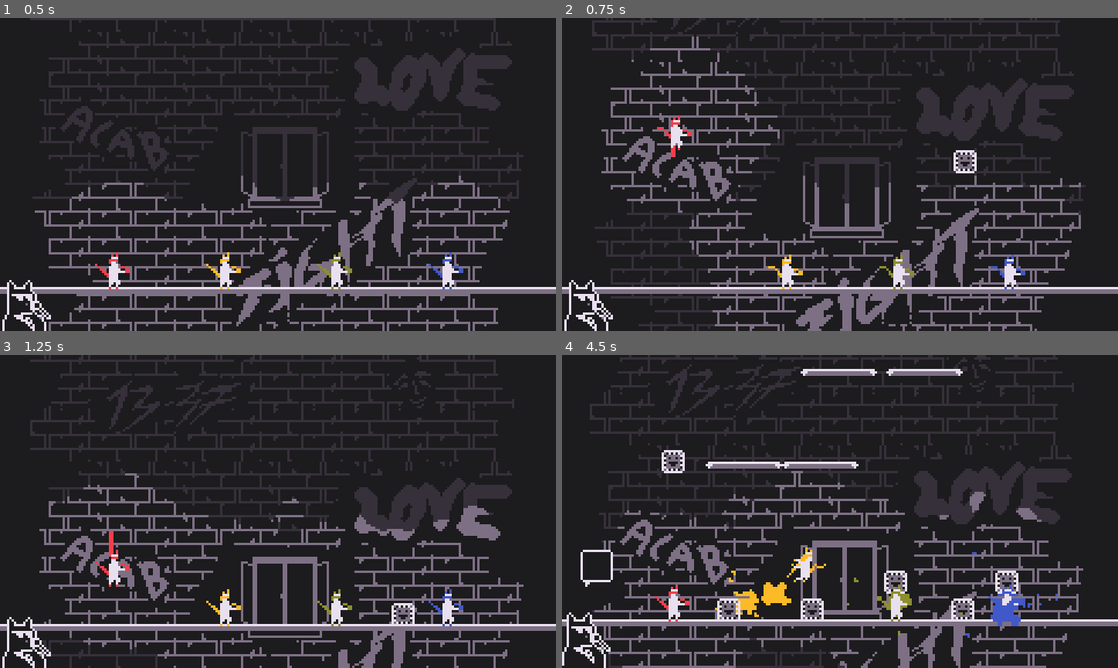
Above: before the commit, frames 1-4 (two rows, left to right).
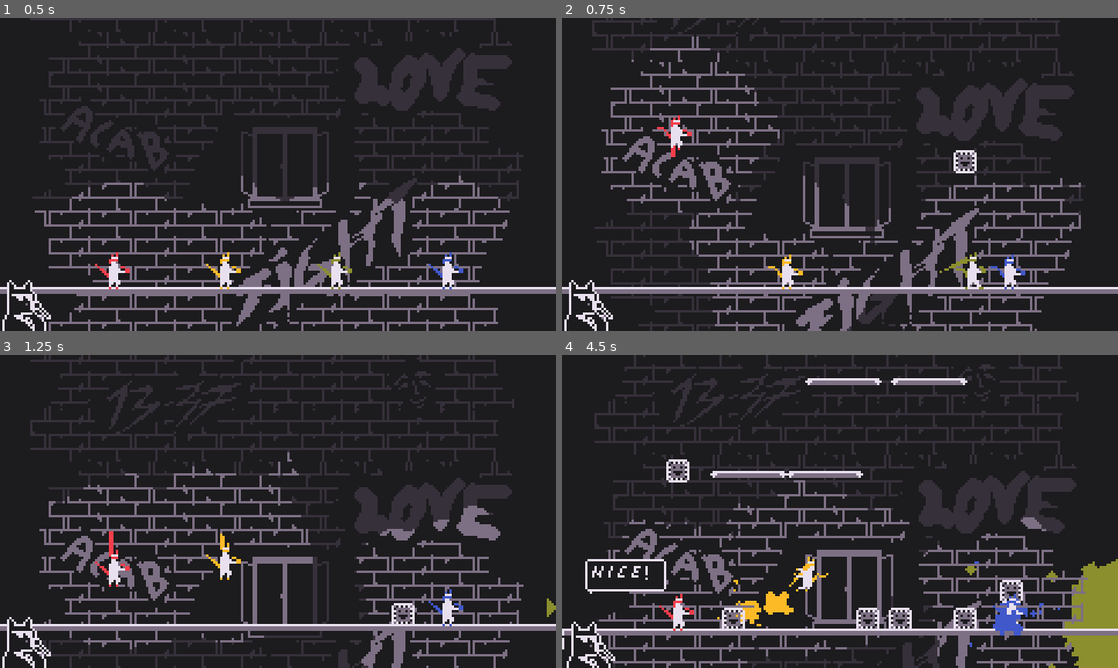
Above: after the commit, the same moments.

Repository: Daxidz/lospecjam01
Game: Godot game, scene res://src/fighter/Main.tscn
Same seed, same stepped clock (60 frames per second), same inputs: the game is played once before the commit and once after it. The engine's default icon, where the game draws it, is replaced by a stand-in: a white triangle on a blue panel in a dark square.
Inputs (mouse positions are in pixels of both pictures, inside the frame that each line leads up to):
- Up to frame 1 (0.5 s): no input
- Up to frame 2 (0.75 s): tap Enter (ui_accept) at 0.5 s; move the mouse to (962, 158) at 0.52 s; hold 3 (ui_right3, bound only after the commit) from 0.53 s (still down); hold Space (ui_accept0) from 0.53 s (still down); click (962, 158) at 0.67 s
- Up to frame 3 (1.25 s): keep holding 3 (ui_right3, bound only after the commit); keep holding Space (ui_accept0); tap Enter (ui_accept) at 0.77, 1.07 s; tap I (ui_accept2, bound only after the commit) at 0.8 s
- Up to frame 4 (4.5 s): move the mouse to (728, 527) at 1.27 s; release Space (ui_accept0) at 1.28 s; tap I (ui_accept2, bound only after the commit) at 1.35 s; click (728, 527) at 1.42 s; tap Enter (ui_accept) at 1.52, 1.82, 3.02, 3.32, 3.77, 4.07 s; tap Alt (ui_accept2, bound only before the commit) at 1.55, 2.1 s; move the mouse to (895, 442) at 2.02 s; release 3 (ui_right3, bound only after the commit) at 2.03 s; hold 2 (ui_left3, bound only after the commit) 2.03-2.78 s; click (895, 442) at 2.17 s; tap 5 (ui_accept3, bound only after the commit) at 2.3, 2.85 s; move the mouse to (812, 574) at 2.77 s; hold 3 (ui_right3, bound only after the commit) 2.78-4.28 s; click (812, 574) at 2.92 s; tap K (ui_down2) at 3.05, 3.6 s; move the mouse to (1006, 558) at 3.52 s; click (1006, 558) at 3.67 s; tap J (ui_left2) at 3.8, 4.35 s; move the mouse to (673, 464) at 4.27 s; hold 2 (ui_left3, bound only after the commit) from 4.28 s (still down); click (673, 464) at 4.42 s

Frame 1 is identical in both runs. In frame 2, 1.0% of the frame differs, in the area x 51-77%, y 52-100%; in frame 3, 3.0%; in frame 4, 41%, in the area x 0-100%, y 0-100%.

Commit message:
Input mapper working gud ma bboi

Diff:
--- a/src/Main.gd
+++ b/src/Main.gd
@@ -104,18 +104,34 @@
 
 
 func _process(delta):
-#	$RibbonPhysic.position = get_global_mouse_position()
-	$FPS.text = str(Engine.get_frames_per_second())
 	for p in $Platforms.get_children():
 		if p.position.y >= $StartPlatform.position.y:
 			p.queue_free()
 
+func enable_pause(enabled: bool):
+	if enabled:
+		get_tree().paused = true
+		$Fighters.visible = false
+		$Comentator.visible = false
+	else:
+		get_tree().paused = false
+		$Fighters.visible = true
+		$Comentator.visible = true
+
 func _input(event):
 	if event.is_action_pressed("ui_accept1") and not fight_running:
 		start_game()
 
 	if event.is_action_pressed("ui_cancel"):
 		start_game()
+
+	if event.is_action_pressed("ui_start0"):
+		if $InputMapper.disabled:
+			enable_pause(true)
+			$InputMapper.open()
+		else:
+			enable_pause(false)
+			$InputMapper.close()
 
 	if event.is_action_pressed("change_player"):
 		$Fighters.get_child(cur_fighter).control_disabled = true
--- a/src/fighter/Main.tscn
+++ b/src/fighter/Main.tscn
@@ -1,10 +1,11 @@
-[gd_scene load_steps=10 format=2]
+[gd_scene load_steps=11 format=2]
 
 [ext_resource path="res://src/world/PlatformSpawner.tscn" type="PackedScene" id=1]
 [ext_resource path="res://src/world/Platform.tscn" type="PackedScene" id=2]
 [ext_resource path="res://src/Main.gd" type="Script" id=3]
 [ext_resource path="res://assets/img/world/bg.png" type="Texture" id=4]
 [ext_resource path="res://src/commenter/Commenter.tscn" type="PackedScene" id=5]
+[ext_resource path="res://src/menu/InputMapper.tscn" type="PackedScene" id=6]
 [ext_resource path="res://src/world/CameraShake.gd" type="Script" id=8]
 [ext_resource path="res://src/fighter/move.shader" type="Shader" id=9]
 [ext_resource path="res://src/fighter/ArrowsManager.gd" type="Script" id=12]
@@ -16,6 +17,7 @@
 shader_param/speed_factor = 1.0
 
 [node name="Main" type="Node2D"]
+pause_mode = 2
 position = Vector2( 1, 0 )
 script = ExtResource( 3 )
 pause_time = 0.08
@@ -34,14 +36,17 @@
 [node name="Tween" type="Tween" parent="Camera2D"]
 
 [node name="PlatformSpawner" parent="." instance=ExtResource( 1 )]
+pause_mode = 1
 enabled = true
 
 [node name="BG" type="Sprite" parent="."]
+pause_mode = 1
 material = SubResource( 1 )
 position = Vector2( 119, 68 )
 texture = ExtResource( 4 )
 
 [node name="Platforms" type="Node2D" parent="."]
+pause_mode = 1
 
 [node name="StartPlatform" parent="." instance=ExtResource( 2 )]
 position = Vector2( 136, 118 )
@@ -56,20 +61,14 @@
 script = ExtResource( 12 )
 
 [node name="Boxes" type="Node2D" parent="."]
+pause_mode = 1
 
 [node name="Fighters" type="Node2D" parent="."]
+pause_mode = 1
 
 [node name="PlatformTimer" type="Timer" parent="."]
 wait_time = 5.0
 one_shot = true
-
-[node name="FPS" type="Label" parent="."]
-visible = false
-margin_right = 40.0
-margin_bottom = 14.0
-__meta__ = {
-"_edit_use_anchors_": false
-}
 
 [node name="SpawnTimer" type="Timer" parent="."]
 wait_time = 3.0
@@ -86,6 +85,11 @@
 
 [node name="Music" type="AudioStreamPlayer" parent="."]
 
+[node name="InputMapper" parent="." instance=ExtResource( 6 )]
+visible = false
+margin_right = 240.0
+margin_bottom = 135.0
+
 [connection signal="timeout" from="PauseTimer" to="." method="_on_PauseTimer_timeout"]
 [connection signal="timeout" from="PlatformTimer" to="." method="_on_PlatformTimer_timeout"]
 [connection signal="timeout" from="SpawnTimer" to="." method="_on_SpawnTimer_timeout"]
--- a/src/menu/InputLine.gd
+++ b/src/menu/InputLine.gd
@@ -10,6 +10,10 @@
 
 var cur_color: Color
 
+enum STATE {NONE, FOCUS, SELECTED}
+
+var state = 0
+
 func _ready():
 	cur_color = focused_color
 	if texture != null:
@@ -18,17 +22,21 @@
 func update_key(scancode):
 	$Label.text = OS.get_scancode_string(scancode)
 
-func draw_focus():
+
+
+func _draw():
+	if state == STATE.NONE:
+		cur_color = Color(0,0,0,0)
+	elif state == STATE.FOCUS:
+		cur_color = focused_color
+	elif state == STATE.SELECTED:
+		cur_color = selection_color
+
 	var r: Rect2
 
 	r.size = rect_size
-	r.size.x *= 0.6
+	r.size.x *= 0.7
 	r.size.y *= 1.1
-	r.position.x += 45
+	r.position.x += 37
 	r.position.y -= 1
 	draw_rect(r, cur_color, false)
-
-
-func _draw():
-	if has_focus():
-		draw_focus()
--- a/src/menu/InputMapper.gd
+++ b/src/menu/InputMapper.gd
@@ -11,11 +11,12 @@
 const focused_color: Color = Color(0x7e7185ff)
 const selection_color: Color = Color(0xeae1f0ff)
 
+var disabled: bool = true
 
 var profile0 = {
 	"ui_left0": KEY_A,
 	"ui_right0": KEY_D,
-	"ui_down0": KEY_S,
+	"ui_start0": KEY_1,
 	"ui_accept0": KEY_SPACE,
 	"ui_select0": KEY_V,
 }
@@ -23,28 +24,40 @@
 var profile1 = {
 	"ui_left1": KEY_B,
 	"ui_right1": KEY_BACK,
-	"ui_down1": KEY_M,
+	"ui_start1": KEY_M,
 	"ui_accept1": KEY_P,
 	"ui_select1": KEY_7,
 }
 
 var profile2 = {
-	"ui_left2": KEY_A,
-	"ui_right2": KEY_D,
-	"ui_down2": KEY_S,
-	"ui_accept2": KEY_SPACE,
-	"ui_select2": KEY_V,
+	"ui_left2": KEY_J,
+	"ui_right2": KEY_L,
+	"ui_start2": KEY_O,
+	"ui_accept2": KEY_I,
+	"ui_select2": KEY_K,
 }
 
 var profile3 = {
-	"ui_left3": KEY_A,
-	"ui_right3": KEY_D,
-	"ui_down3": KEY_S,
-	"ui_accept3": KEY_SPACE,
-	"ui_select3": KEY_V,
+	"ui_left3": KEY_2,
+	"ui_right3": KEY_3,
+	"ui_start3": KEY_4,
+	"ui_accept3": KEY_5,
+	"ui_select3": KEY_6,
 }
 
 var players_config = [profile0, profile1, profile2, profile3]
+
+func open():
+	visible = true
+	disabled = false
+	for l in $VBoxContainer/InputLines.get_children():
+		l.state = 0
+	select_profile(0)
+
+
+func close():
+	visible = false
+	disabled = true
 
 
 func change_action_key(action_name, key_scancode):
@@ -57,6 +70,8 @@
 	erase_action_events(action_name)
 	var new_event = InputEventKey.new()
 	new_event.set_scancode(key_scancode)
+	if !InputMap.has_action(action_name):
+		InputMap.add_action(action_name)
 	InputMap.action_add_event(action_name, new_event)
 	players_config[cur_player][action_name] = key_scancode
 	return true
@@ -64,10 +79,8 @@
 
 func erase_action_events(action_name):
 	var input_events = InputMap.get_action_list(action_name)
-	print("Erasing:")
 	print(action_name)
 	for event in input_events:
-		print(OS.get_scancode_string(event.scancode))
 		InputMap.action_erase_event(action_name, event)
 
 
@@ -84,17 +97,28 @@
 		change_action_key(action_name, profile[action_name])
 		$VBoxContainer/InputLines.get_child(i).update_key(profile[action_name])
 		i += 1
+	$VBoxContainer/InputLines/A.state = 1
 
-	$VBoxContainer/InputLines/A.grab_focus()
+
+func load_all_profiles():
+	for i in MAX_PLAYER:
+		cur_player = i
+		var profile = players_config[i]
+		for action_name in profile.keys():
+			print(action_name + " " + str(profile[action_name]) )
+			change_action_key(action_name, profile[action_name])
+
+	cur_player = 0
 
 
 func _ready():
+	cur_input = 0
+	load_all_profiles()
+
 	for p in $VBoxContainer/PlayerSelect.get_children():
 		p.add_color_override("font_color", focused_color)
 	select_profile(0)
 
-func _process(delta):
-	pass
 
 func enable_line_focus(enable: bool):
 	for l in $VBoxContainer/InputLines.get_children():
@@ -102,6 +126,8 @@
 
 
 func _input(event):
+	if disabled:
+		return
 	var p = cur_player
 	var i = cur_input
 	if event.is_action_pressed("ui_down0"):
@@ -120,24 +146,27 @@
 
 	if event.is_action_pressed("ui_accept0"):
 		var l = $VBoxContainer/InputLines.get_child(cur_input)
-		l.cur_color = l.selection_color
+		l.state = 2
 		l.update()
 
 		l.get_node("Label").text = "..."
 		set_process_input(false)
-		enable_line_focus(false)
 
+		get_parent().set_process_input(false)
 		$KeyMapper.open()
 		var scancode = yield($KeyMapper, "key_selected")
 		$KeyMapper.close()
+		get_parent().set_process_input(true)
+
 		if change_action_key(players_config[cur_player].keys()[cur_input], scancode):
 			l.update_key(scancode)
 		else:
 			l.update_key(players_config[cur_player][players_config[cur_player].keys()[cur_input]])
 
 		set_process_input(true)
-		enable_line_focus(true)
-		l.cur_color = l.focused_color
+		l.state = 1
+
+
 		l.update()
 
 	if p != cur_player:
@@ -148,6 +177,8 @@
 	if i != cur_input:
 		print("cur input " + str(cur_input))
 		var line = $VBoxContainer/InputLines.get_child(cur_input)
-		#line.grab_focus()
+		line.state = 1
 		line.update()
-		$VBoxContainer/InputLines.get_child(i).update()
+		var old_line = $VBoxContainer/InputLines.get_child(i)
+		old_line.state = 0
+		old_line.update()
--- a/src/menu/InputMapper.tscn
+++ b/src/menu/InputMapper.tscn
@@ -8,9 +8,20 @@
 [ext_resource path="res://src/menu/KeyMapper.gd" type="Script" id=6]
 
 [node name="InputMapper" type="Control"]
+pause_mode = 2
 anchor_right = 1.0
 anchor_bottom = 1.0
+size_flags_horizontal = 3
+size_flags_vertical = 3
 script = ExtResource( 3 )
+__meta__ = {
+"_edit_use_anchors_": false
+}
+
+[node name="ColorRect" type="ColorRect" parent="."]
+anchor_right = 1.0
+anchor_bottom = 1.0
+color = Color( 0.113725, 0.109804, 0.121569, 1 )
 __meta__ = {
 "_edit_use_anchors_": false
 }
@@ -108,6 +119,7 @@
 
 [node name="A" parent="VBoxContainer/InputLines" instance=ExtResource( 1 )]
 margin_bottom = 16.0
+focus_mode = 0
 texture = ExtResource( 5 )
 
 [node name="B" parent="VBoxContainer/InputLines" instance=ExtResource( 1 )]
